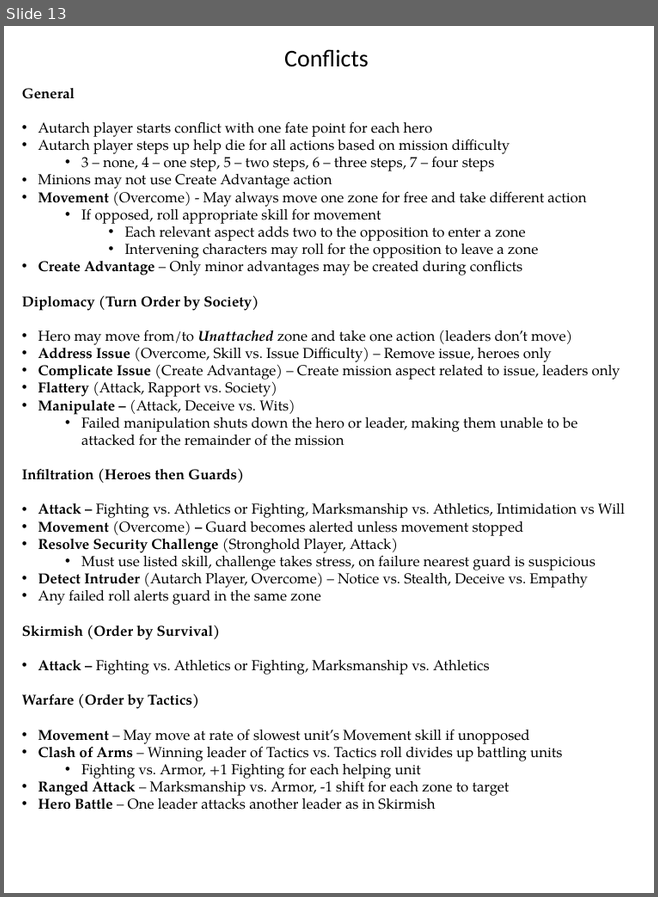
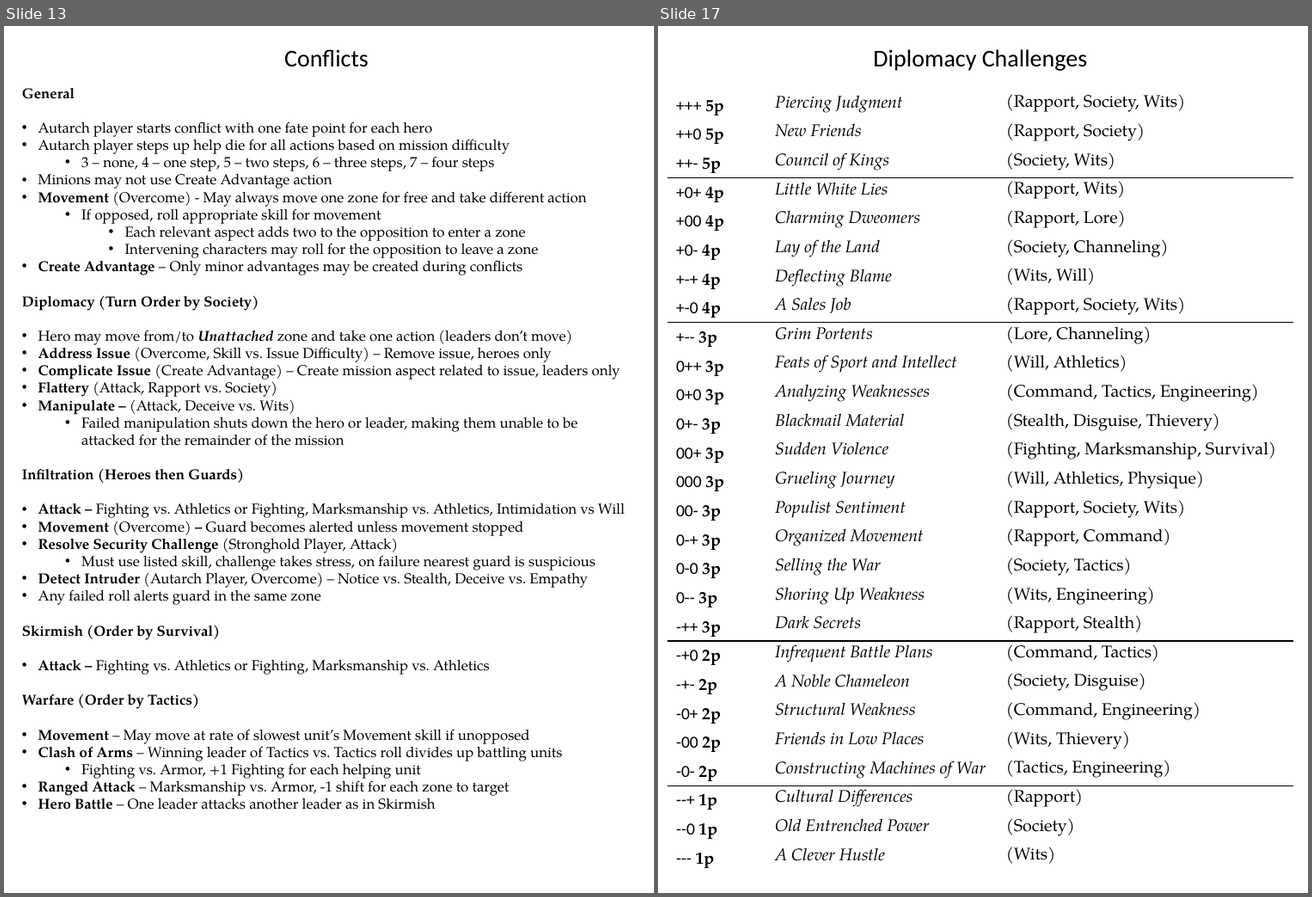
Before and after one commit to ziapeltagames/wrath-of-the-autarch, a slide deck: sheets/Core Sheets.pptx. Shown side by side, each under a label of ours: slide 13 before the commit, slides 13 and 17 after it; the slides between them are not shown. The pictures are 658x897 and 1312x897 pixels, drawn with LibreOffice and Linux fonts; fonts in the diff are those of the drawing. Boxes give left, top, right and bottom in pixels: in the first picture for what was removed or moved away, otherwise in the second. Text is boxed around its words. In the diff, an @@ line names an element or a change of style, - is before the commit and + after.

```diff
--- a/sheets/Core Sheets.pptx
+++ b/sheets/Core Sheets.pptx
@@ slide 17 added at (x1=658, y1=26, x2=1308, y2=893), background #FFFFFF @@
@@ text added at (x1=873, y1=49, x2=1087, y2=71), 20 pt, text #000000 @@
+Diplomacy Challenges
@@ table added at (x1=667, y1=91, x2=1294, y2=871), 27 rows, 3 columns @@
++++ 5p | Piercing Judgment | (Rapport, Society, Wits)
+++0 5p | New Friends | (Rapport, Society)
+++- 5p | Council of Kings | (Society, Wits)
++0+ 4p | Little White Lies | (Rapport, Wits)
++00 4p | Charming Dweomers | (Rapport, Lore)
++0- 4p | Lay of the Land | (Society, Channeling)
++-+ 4p | Deflecting Blame | (Wits, Will)
++-0 4p | A Sales Job | (Rapport, Society, Wits)
++-- 3p | Grim Portents | (Lore, Channeling)
+0++ 3p | Feats of Sport and Intellect | (Will, Athletics)
+0+0 3p | Analyzing Weaknesses | (Command, Tactics, Engineering)
+0+- 3p | Blackmail Material | (Stealth, Disguise, Thievery)
+00+ 3p | Sudden Violence | (Fighting, Marksmanship, Survival)
+000 3p | Grueling Journey | (Will, Athletics, Physique)
+00- 3p | Populist Sentiment | (Rapport, Society, Wits)
+0-+ 3p | Organized Movement | (Rapport, Command)
+0-0 3p | Selling the War | (Society, Tactics)
+0-- 3p | Shoring Up Weakness | (Wits, Engineering)
+-++ 3p | Dark Secrets | (Rapport, Stealth)
+-+0 2p | Infrequent Battle Plans | (Command, Tactics)
+-+- 2p | A Noble Chameleon | (Society, Disguise)
+-0+ 2p | Structural Weakness | (Command, Engineering)
+-00 2p | Friends in Low Places | (Wits, Thievery)
+-0- 2p | Constructing Machines of War | (Tactics, Engineering)
+--+ 1p | Cultural Differences | (Rapport)
+--0 1p | Old Entrenched Power | (Society)
+--- 1p | A Clever Hustle | (Wits)
```
Also in this commit, not shown: 5 slides changed, 2 other slides added, 13 other files.
